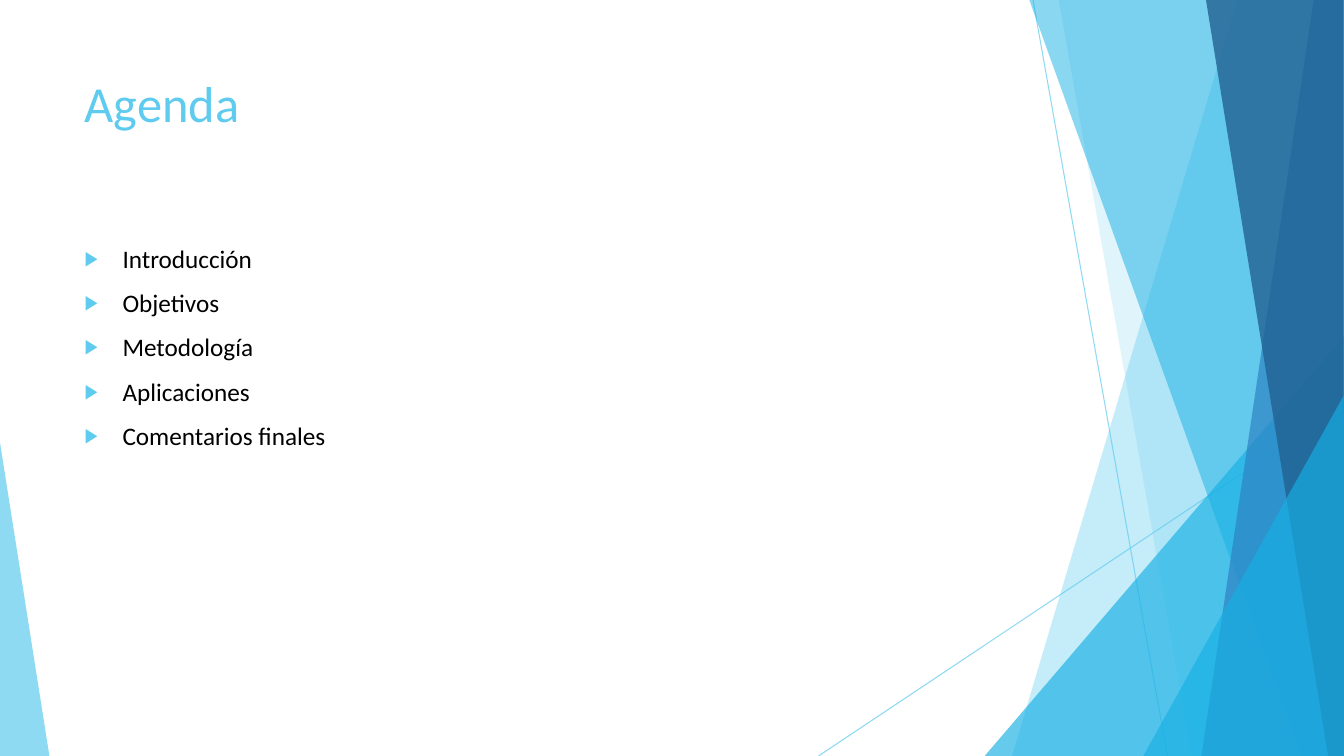
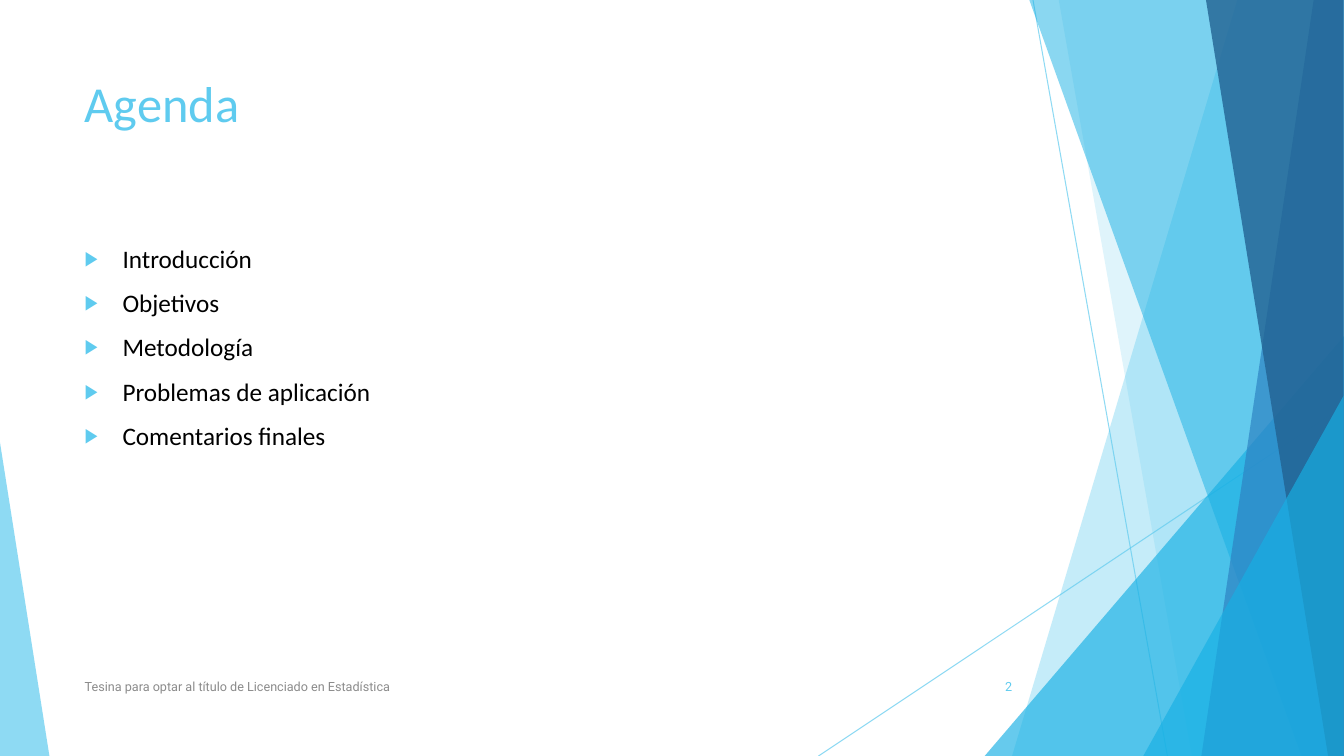
Before and after one commit to Seferra18/Tesina, a slide deck: slide 2 of ppt.pptx. Drawn at 1344x756 pixels with LibreOffice and Linux fonts; fonts in the diff are those of the drawing. Boxes give left, top, right and bottom in pixels: in the first picture for what was removed or moved away, otherwise in the second. Text is boxed around its words. In the diff, an @@ line names an element or a change of style, - is before the commit and + after.

Commit message:
Para compartir

```diff
--- a/ppt.pptx
+++ b/ppt.pptx
@@ text at (123, 383, 370, 405): text changed @@
-▶ Aplicaciones
+▶ Problemas de aplicación
@@ text added at (85, 681, 390, 694), 9 pt, text #8C8C8C @@
+Tesina para optar al título de Licenciado en Estadística
@@ page number added at (1005, 682, 1012, 691), 9 pt, text #5FCBEF @@
+2
```
Also in this commit, not shown: 24 other slides changed, 18 slides added, 7 slides removed.
